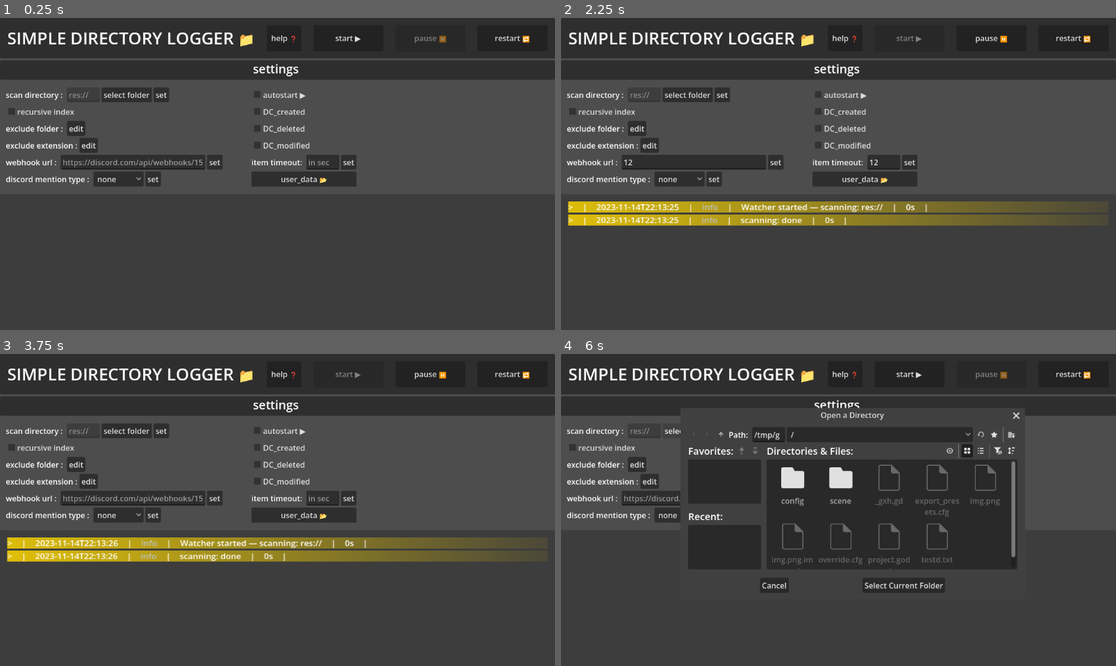
Above: before the commit, frames 1-4 (two rows, left to right).
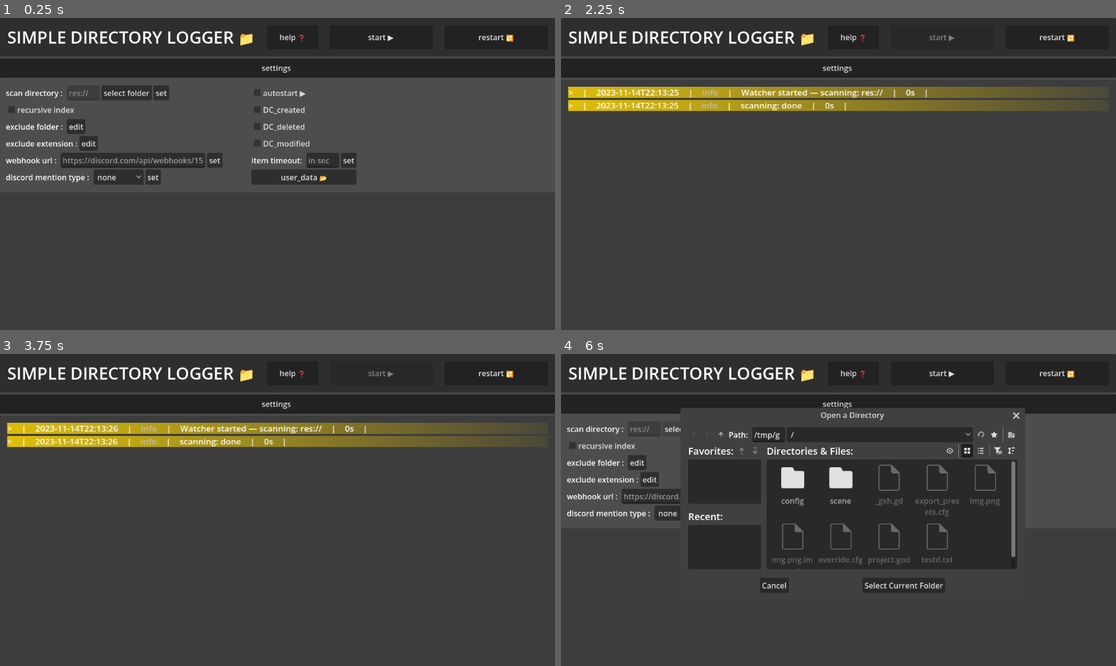
Above: after the commit, the same moments.

Repository: bones-pup/simple-directory-logger
Game: Godot game, scene res://scene/control.tscn
Two runs of this game, one before a commit and one after it. Both use one fixed random seed, a clock stepped at 60 frames per second and the inputs below.
Inputs (mouse positions are in pixels of both pictures, inside the frame that each line leads up to):
- Up to frame 1 (0.25 s): no input
- Up to frame 2 (2.25 s): click (694, 161) at 0.52 s; type "12" at 0.6 s; click (882, 161) at 0.75 s; type "12" at 0.83 s; click (838, 67) at 1.25 s, where only the run after the commit has a clickable "settings"; click "start ▶️" at 2 s
- Up to frame 3 (3.75 s): click "restart 🔁" at 2.75 s; click "start ▶️" at 3.5 s
- Up to frame 4 (6 s): click "restart 🔁" at 4.25 s; click "restart 🔁" at 5 s; click "select folder" at 5.75 s

The runs differ from the first frame. In frame 1, 5.9% of the frame differs, in the area x 0-100%, y 4-54%; in frame 2, 17%; in frame 3, 17%, in the area x 0-100%, y 4-67%; in frame 4, 3.8%.

Commit message:
small update

Diff:
--- a/project.godot
+++ b/project.godot
@@ -11,9 +11,10 @@
 [application]
 
 config/name="simple directory logger"
-config/version="1.0.0"
+config/version="1.5.0"
 run/main_scene="uid://7tv25hxnvkv"
 config/features=PackedStringArray("4.6", "GL Compatibility")
+run/low_processor_mode=true
 config/icon="uid://ds2momfmqorjd"
 
 [editor_plugins]
--- a/scene/control.gd
+++ b/scene/control.gd
@@ -22,6 +22,9 @@
 @onready var setup_list_v_box_container: VBoxContainer = $VBoxContainer/MarginContainer3/HBoxContainer/setup_list/ScrollContainer/setup_list_VBoxContainer
 @onready var setup_list_selectfolder_button: Button = $VBoxContainer/MarginContainer3/HBoxContainer/setup_list/setup_list_selectfolder_Button
 
+@onready var setting_option: MarginContainer = $VBoxContainer/MarginContainer3
+
+
 @onready var dc_webhook_line_edit: LineEdit = $VBoxContainer/MarginContainer3/HBoxContainer/VBoxContainer/dc_webhook/dc_webhook_LineEdit
 @onready var dc_mention_option_button: OptionButton = $VBoxContainer/MarginContainer3/HBoxContainer/VBoxContainer/dc_mention/dc_mention_OptionButton
 @onready var dc_mention_id_line_edit: LineEdit = $VBoxContainer/MarginContainer3/HBoxContainer/VBoxContainer/dc_mention_id/dc_mention_id_LineEdit
@@ -32,8 +35,8 @@
 @onready var item_timeout_line_edit: LineEdit = $VBoxContainer/MarginContainer3/HBoxContainer/VBoxContainer2/item_lifetime_container/item_timeout_LineEdit
 
 
-var exclude_extensions: Array[String] = ["import", "tmp", "uid", "godot", "cfg"]
-var exclude_folder: Array[String] = []
+var exclude_extensions: Array[String] = ["import", "tmp", "uid", "godot","ini", "cfg","db","swf","mp4","png","thumb","jpg","dat"]
+var exclude_folder: Array[String] = [".tmp.drivedownload",".tmp.driveupload"]
 
 var dc_webhook_url: String
 var _is_running := false
@@ -143,7 +146,7 @@
 	watcher.push_deleted  = is_discord_deleted_push
 	watcher.push_modified = is_discord_modified_push
 
-	item_life = config.get_value("settings", "item_life", 300.0)
+	item_life = config.get_value("settings", "item_life", 300)
 	item_timeout_line_edit.text = str(item_life)
 
 	# Excludes — fallback ke default hardcode kalau belum pernah disimpan
@@ -290,7 +293,9 @@
 # ─────────────────────────────────────────────
 
 func _on_start_pressed() -> void:
+	setting_option.hide()
 	_start_watcher()
+
 
 
 func _on_stop_pressed() -> void:
@@ -553,3 +558,11 @@
 func _on_directory_watcher_webhook_success(event: String, files: PackedStringArray) -> void:
 	print(event)
 	pass # Replace with function body.
+
+
+func _on_label_3_pressed() -> void:
+	if not setting_option.visible:
+		setting_option.show()
+	else:
+		setting_option.hide()
+	pass # Replace with function body.
--- a/scene/control.tscn
+++ b/scene/control.tscn
@@ -34,8 +34,8 @@
 grow_vertical = 2
 
 [node name="Panel2" type="Panel" parent="VBoxContainer" unique_id=725120949]
-layout_mode = 2
-size_flags_vertical = 3
+custom_minimum_size = Vector2(0, 80)
+layout_mode = 2
 size_flags_stretch_ratio = 0.3
 
 [node name="MarginContainer" type="MarginContainer" parent="VBoxContainer/Panel2" unique_id=755509385]
@@ -72,6 +72,7 @@
 text = "start ▶️"
 
 [node name="stop" type="Button" parent="VBoxContainer/Panel2/MarginContainer/HBoxContainer" unique_id=1001047232]
+visible = false
 layout_mode = 2
 size_flags_horizontal = 3
 text = "pause ⏸️"
@@ -85,7 +86,7 @@
 custom_minimum_size = Vector2(0, 40)
 layout_mode = 2
 
-[node name="Label3" type="Label" parent="VBoxContainer/Panel3" unique_id=1667829365]
+[node name="Label3" type="Button" parent="VBoxContainer/Panel3" unique_id=230054527]
 layout_mode = 1
 anchors_preset = 15
 anchor_right = 1.0
@@ -93,8 +94,6 @@
 grow_horizontal = 2
 grow_vertical = 2
 text = "settings "
-label_settings = SubResource("LabelSettings_qtu10")
-horizontal_alignment = 1
 
 [node name="MarginContainer3" type="MarginContainer" parent="VBoxContainer" unique_id=657775523]
 layout_mode = 2
@@ -377,6 +376,7 @@
 [connection signal="pressed" from="VBoxContainer/Panel2/MarginContainer/HBoxContainer/start" to="." method="_on_start_pressed"]
 [connection signal="pressed" from="VBoxContainer/Panel2/MarginContainer/HBoxContainer/stop" to="." method="_on_stop_pressed"]
 [connection signal="pressed" from="VBoxContainer/Panel2/MarginContainer/HBoxContainer/restart" to="." method="_on_restart_pressed"]
+[connection signal="pressed" from="VBoxContainer/Panel3/Label3" to="." method="_on_label_3_pressed"]
 [connection signal="pressed" from="VBoxContainer/MarginContainer3/HBoxContainer/VBoxContainer/sc_dir/scan_Button" to="." method="_on_scan_button_pressed"]
 [connection signal="pressed" from="VBoxContainer/MarginContainer3/HBoxContainer/VBoxContainer/sc_dir/set_scan_Button" to="." method="_on_set_scan_button_pressed"]
 [connection signal="pressed" from="VBoxContainer/MarginContainer3/HBoxContainer/VBoxContainer/recursive" to="." method="_on_recursive_pressed"]
Not shown, changed: export_presets.cfg
